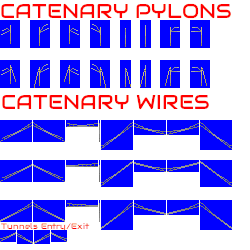
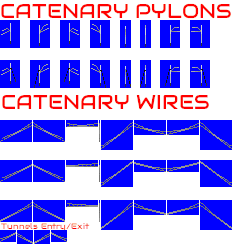
Revision of a layered 250 × 250 image; what changed, layer by layer:
hid "ELFE" over [10, 23, 207, 88]
added layer "CITY" above "Background" over [10, 23, 207, 88]
